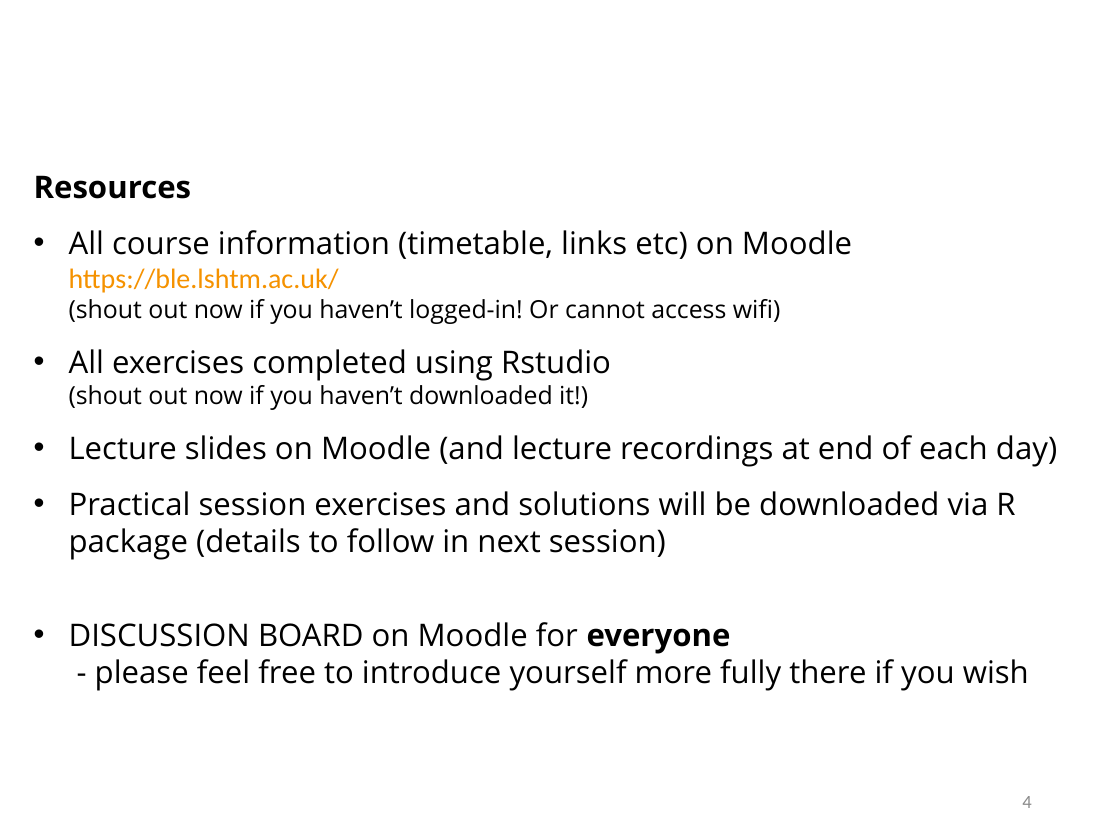
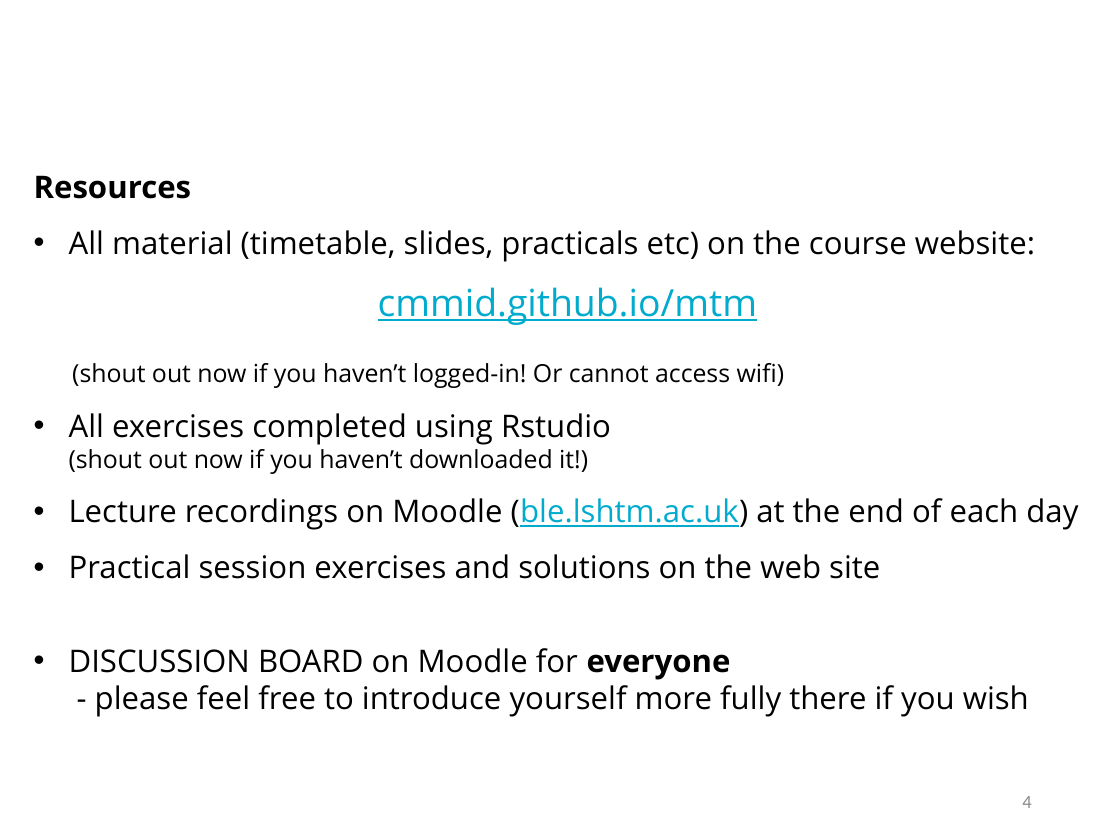
Before and after one commit to cmmid/mtm, a slide deck: slide 5 of slides/Lecture_01_Intro.pptx. Drawn at 1120x840 pixels with LibreOffice and Linux fonts; fonts in the diff are those of the drawing; background and template pictures are left out. Boxes give left, top, right and bottom in pixels: in the first picture for what was removed or moved away, otherwise in the second. Text is boxed around its words. In the diff, an @@ line names an element or a change of style, - is before the commit and + after.

```diff
--- a/slides/Lecture_01_Intro.pptx
+++ b/slides/Lecture_01_Intro.pptx
@@ text at [69, 230, 1035, 388]: text changed; size 16 to 20 pt @@
-• All course information (timetable, links etc) on Moodle https://ble.lshtm.ac.uk/
-  (shout out now if you haven’t logged-in! Or cannot access wifi)
+• All material (timetable, slides, practicals etc) on the course website:
+cmmid.github.io/mtm
+(shout out now if you haven’t logged-in! Or cannot access wifi)
@@ text at [69, 498, 1078, 579]: text changed @@
-• Lecture slides on Moodle (and lecture recordings at end of each day)
-• Practical session exercises and solutions will be downloaded via R package (details to follow in next session)
+• Lecture recordings on Moodle (ble.lshtm.ac.uk) at the end of each day
+• Practical session exercises and solutions on the web site
```
Also in this commit, not shown: 1 other slide changed, 1 other file.
